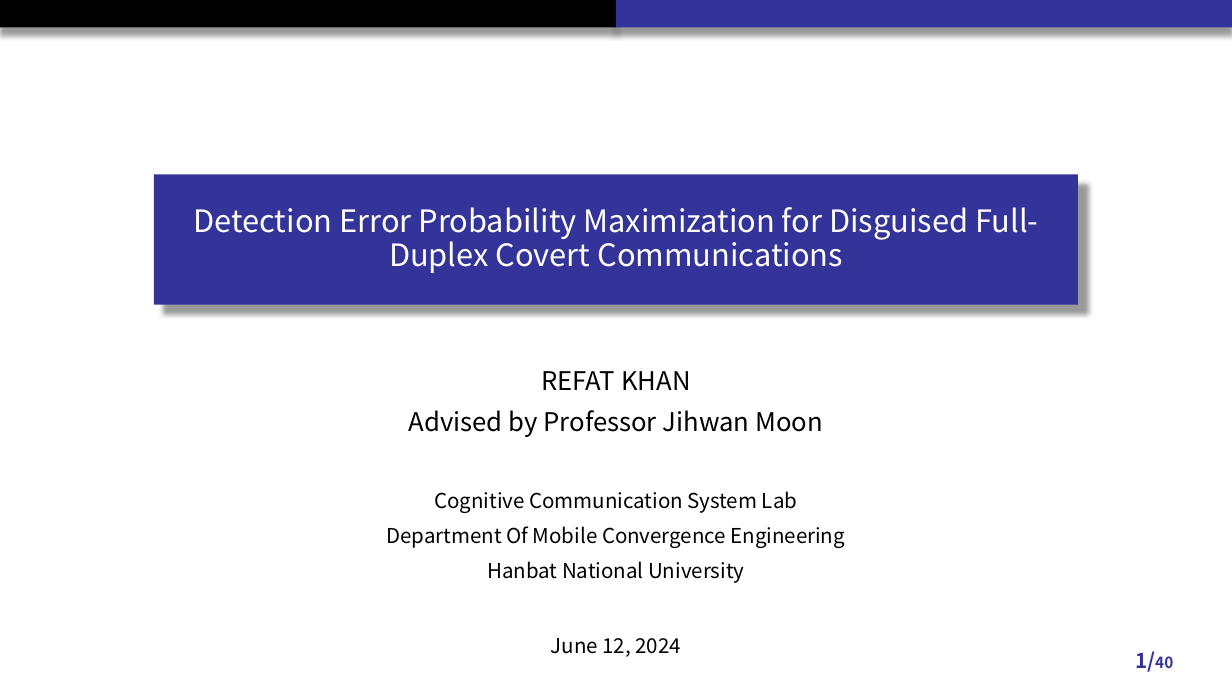
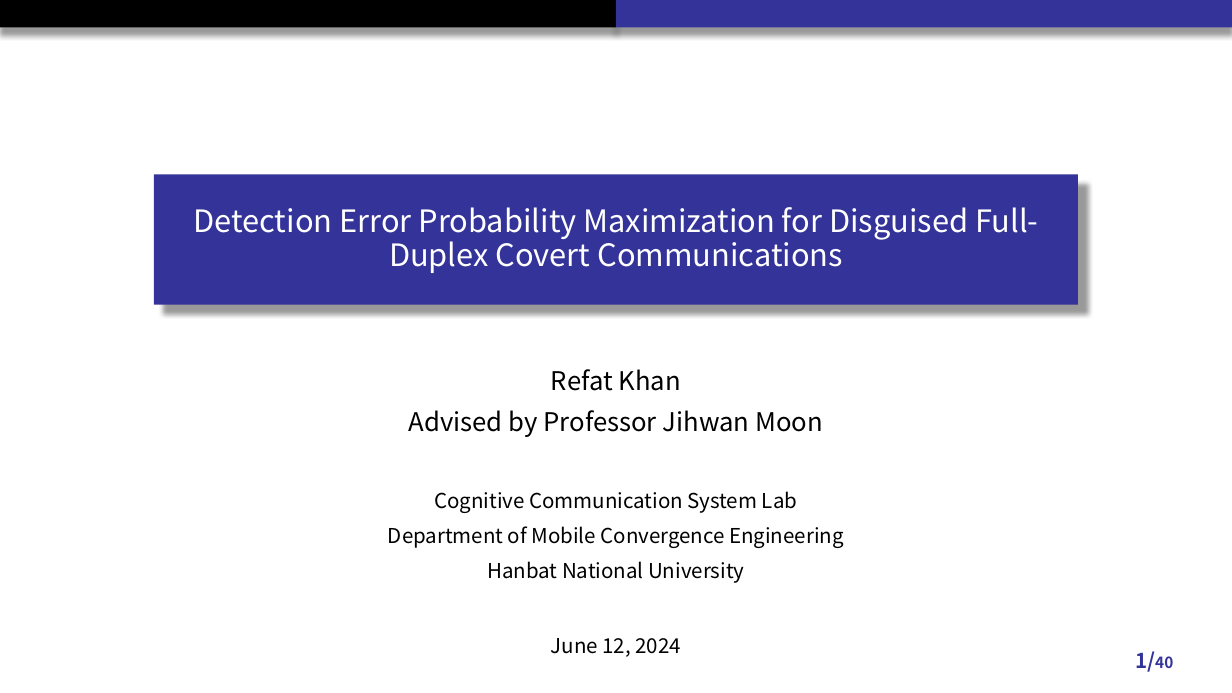
Before and after one commit to RefatHanbat/Presentation-of-SDM, a slide deck: slide 1 of New Problem/Thesis Defense slide.pptx. Drawn at 1232x693 pixels with LibreOffice and Linux fonts; fonts in the diff are those of the drawing. Boxes give left, top, right and bottom in pixels: in the first picture for what was removed or moved away, otherwise in the second. Text is boxed around its words. In the diff, an @@ line names an element or a change of style, - is before the commit and + after.

```diff
--- a/New Problem/Thesis Defense slide.pptx
+++ b/New Problem/Thesis Defense slide.pptx
@@ subtitle at (551, 369, 681, 391): text changed @@
-REFAT KHAN
+Refat Khan
@@ subtitle at (388, 526, 844, 548): text changed @@
-Department Of Mobile Convergence Engineering
+Department of Mobile Convergence Engineering
```
Also in this commit, not shown: 7 other slides changed, 5 other files.
